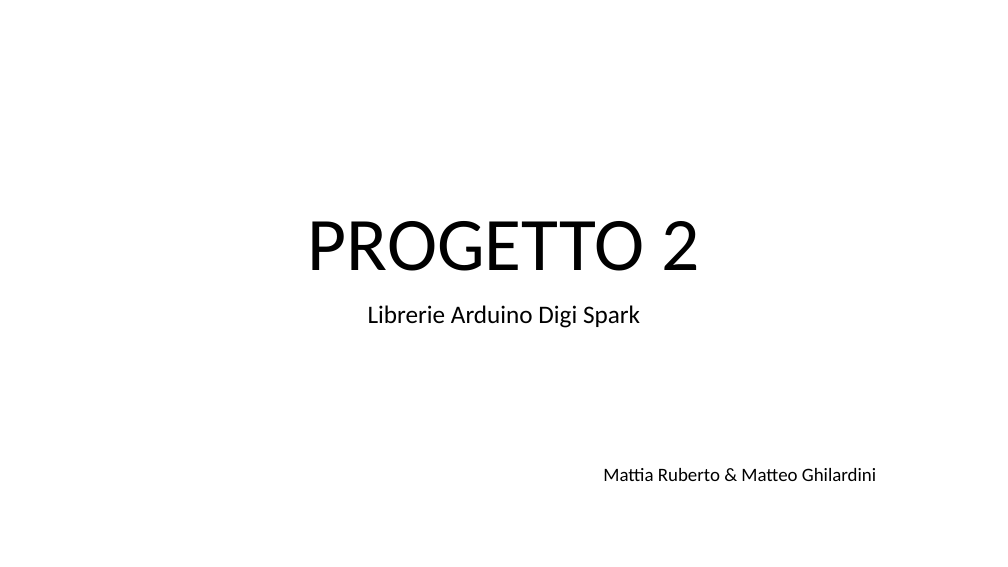
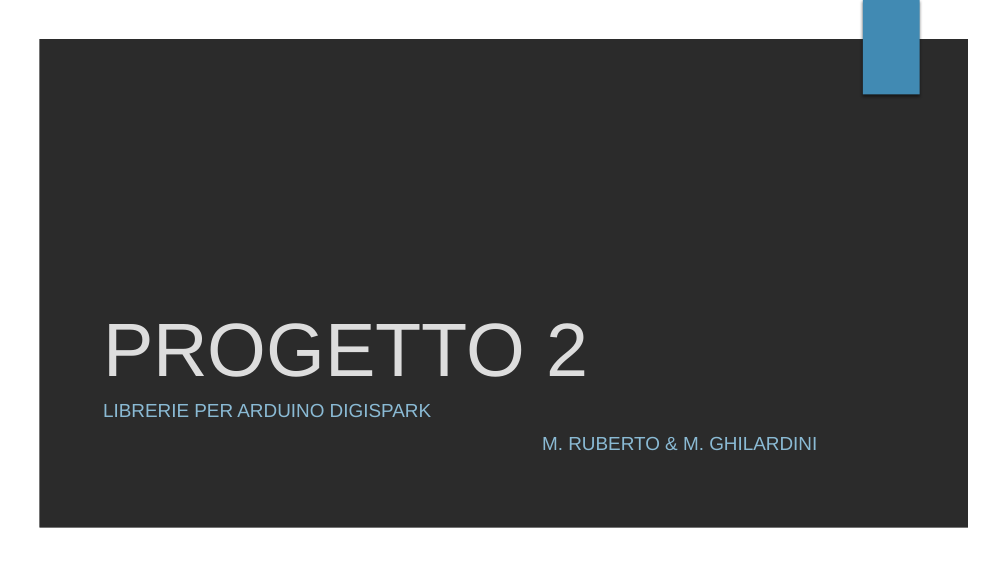
Before and after one commit to mattiaruberto/Progetto2, a slide deck: slide 1 of Presentazione/PROGETTO 2.pptx. Drawn at 1008x567 pixels with LibreOffice and Linux fonts; fonts in the diff are those of the drawing; background and template pictures are left out; a plain dark background stands for a picture behind light text. Boxes give left, top, right and bottom in pixels: in the first picture for what was removed or moved away, otherwise in the second. Text is boxed around its words. In the diff, an @@ line names an element or a change of style, - is before the commit and + after.

```diff
--- a/Presentazione/PROGETTO 2.pptx
+++ b/Presentazione/PROGETTO 2.pptx
@@ background #FFFFFF to picture (left out) @@
@@ freeform shape added at [0,0,1008,567], fill #FFFFFF @@
@@ rectangle added at [863,0,920,95], fill #418AB3 @@
@@ title "PROGETTO 2": place and size @@
-title "PROGETTO 2" at [308,221,699,271]
+title "PROGETTO 2" at [103,323,588,377]
@@ title "PROGETTO 2" at [103,323,588,377]: font Calibri to Arial, text colour #000000 to #DDDDDD; alignment centre to left; line spacing 0.9 to 1 @@
@@ subtitle at [103,404,817,450]: text changed; size 24 to 18 pt; font Calibri to Arial; text colour #000000 to #8ABAD4 @@
-Librerie Arduino Digi Spark
+LIBRERIE PER ARDUINO DIGISPARK
+M. RUBERTO & M. GHILARDINI
@@ text removed at [603,468,876,481] @@
-Mattia Ruberto & Matteo Ghilardini
```
Also in this commit, not shown: 4 other slides changed, 11 slides added, 2 slides removed.
